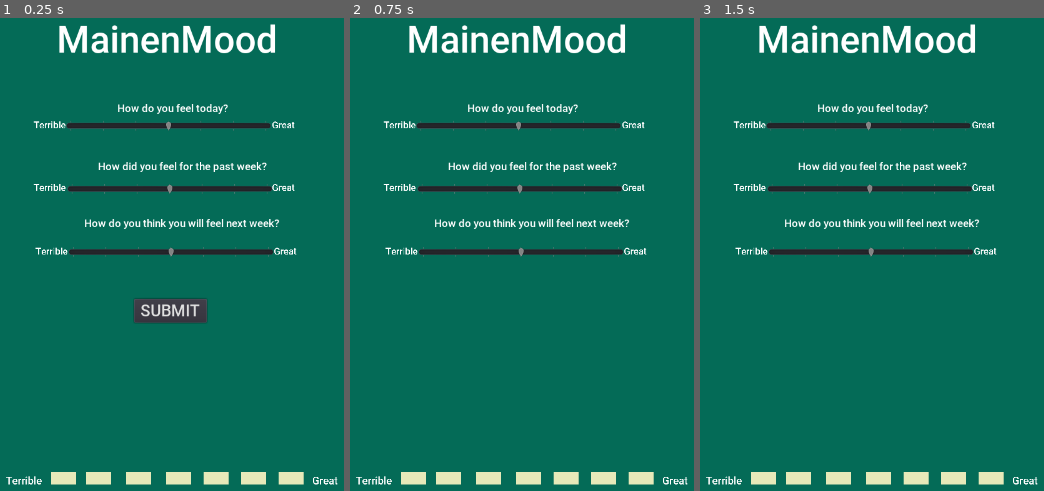
Above: before the commit, frames 1-3 (left to right).
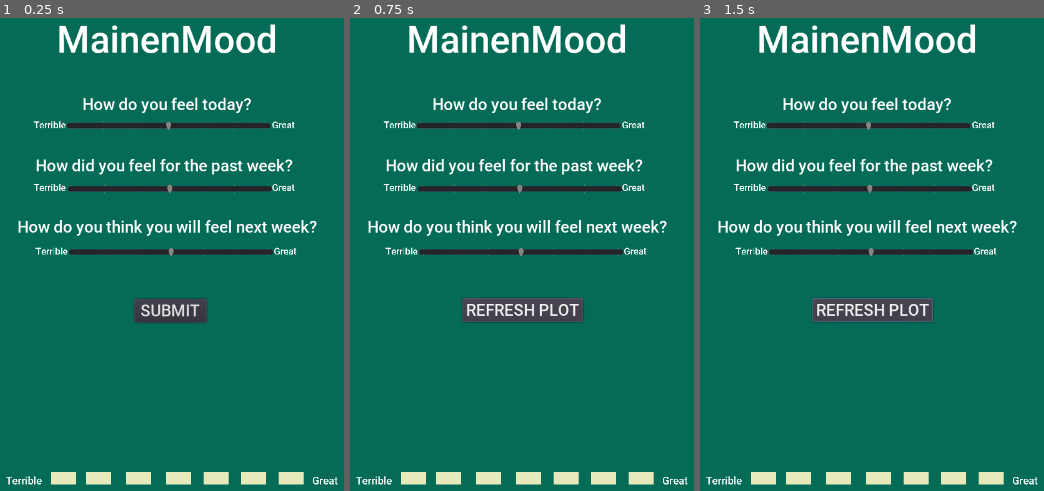
Above: after the commit, the same moments.

Repository: mainenlab/mainenmood
Game: Godot game, scene res://main.tscn
Same seed, same stepped clock (60 frames per second), same inputs: the game is played once before the commit and once after it.
Inputs (mouse positions are in pixels of both pictures, inside the frame that each line leads up to):
- Up to frame 1 (0.25 s): no input
- Up to frame 2 (0.75 s): click "SUBMIT" at 0.5 s
- Up to frame 3 (1.5 s): click (872, 311) at 1.25 s, where only the run after the commit has a clickable "REFRESH PLOT"

The runs differ from the first frame. In frame 1, 3.2% of the frame differs, in the area x 5-93%, y 16-47%; in frame 2, 5.0%, in the area x 5-93%, y 16-65%; in frame 3, 5.0%.
Error before the commit: Error calling built-in function 'len': Object can't provide a length. (res://plot.gd:58)
Error after the commit: Error calling built-in function 'len': Object can't provide a length. (res://plot.gd:68)

Commit message:
increased font and resfresh button

Diff:
--- a/main.tscn
+++ b/main.tscn
@@ -6,11 +6,11 @@
 [ext_resource path="res://Roboto-Medium.ttf" type="DynamicFontData" id=4]
 [ext_resource path="res://df.tres" type="DynamicFont" id=5]
 
+[sub_resource type="DynamicFont" id=1]
+size = 26
+font_data = ExtResource( 4 )
+
 [sub_resource type="DynamicFont" id=2]
-size = 17
-font_data = ExtResource( 4 )
-
-[sub_resource type="DynamicFont" id=1]
 size = 26
 font_data = ExtResource( 4 )
 
@@ -66,11 +66,11 @@
 }
 
 [node name="mood_slider" type="RichTextLabel" parent="Control/today"]
-margin_left = 82.0
-margin_top = -30.0
-margin_right = 265.0
-margin_bottom = -1.0
-custom_fonts/normal_font = SubResource( 2 )
+margin_left = 26.0
+margin_top = -42.0
+margin_right = 335.0
+margin_bottom = -8.0
+custom_fonts/normal_font = SubResource( 1 )
 text = "How do you feel today?"
 __meta__ = {
 "_edit_use_anchors_": false
@@ -102,11 +102,11 @@
 }
 
 [node name="mood_variance" type="RichTextLabel" parent="Control/week"]
-margin_left = 49.0
-margin_top = -38.0
-margin_right = 347.0
-margin_bottom = -4.0
-custom_fonts/normal_font = SubResource( 2 )
+margin_left = -51.4543
+margin_top = -45.0397
+margin_right = 386.546
+margin_bottom = -6.03967
+custom_fonts/normal_font = SubResource( 1 )
 text = "How did you feel for the past week?"
 __meta__ = {
 "_edit_use_anchors_": false
@@ -138,13 +138,12 @@
 }
 
 [node name="mood_variance" type="RichTextLabel" parent="Control/future"]
-margin_left = 25.0
-margin_top = -48.0
-margin_right = 376.0
-margin_bottom = -1.0
-custom_fonts/normal_font = SubResource( 2 )
-text = "How do you think you will feel next week?
-"
+margin_left = -82.1766
+margin_top = -48.4802
+margin_right = 412.823
+margin_bottom = -10.4802
+custom_fonts/normal_font = SubResource( 1 )
+text = "How do you think you will feel next week?"
 __meta__ = {
 "_edit_use_anchors_": false
 }
@@ -166,8 +165,19 @@
 margin_top = 614.563
 margin_right = 592.104
 margin_bottom = 652.563
-custom_fonts/font = SubResource( 1 )
+custom_fonts/font = SubResource( 2 )
 text = "SUBMIT"
+__meta__ = {
+"_edit_use_anchors_": false
+}
+
+[node name="get_dt" type="Button" parent="Control"]
+margin_left = 440.624
+margin_top = 614.329
+margin_right = 633.624
+margin_bottom = 652.329
+custom_fonts/font = SubResource( 2 )
+text = "REFRESH PLOT"
 __meta__ = {
 "_edit_use_anchors_": false
 }
@@ -439,4 +449,5 @@
 [connection signal="value_changed" from="Control/week" to="." method="_on_week_value_changed"]
 [connection signal="value_changed" from="Control/future" to="." method="_on_future_value_changed"]
 [connection signal="pressed" from="Control/Button" to="." method="_on_Button_pressed"]
+[connection signal="pressed" from="Control/get_dt" to="." method="_on_get_dt_pressed"]
 [connection signal="request_completed" from="HTTPRequest" to="." method="_on_HTTPRequest_request_completed"]
--- a/plot.gd
+++ b/plot.gd
@@ -14,6 +14,7 @@
 	we = 3
 	tm = 3
 	update_values()
+	$Control/get_dt.set_visible(0)
 
 
 func update_values():
@@ -38,6 +39,13 @@
 	$HTTPRequest.send_data()
 
 	$Control/Button.set_visible(0)
+	$Control/get_dt.set_visible(1)
+
+
+
+
+func _on_get_dt_pressed():
+	$HTTPRequest.get_data()
 
 
 
@@ -52,9 +60,11 @@
 
 	else:
 		global.dl = body.get_string_from_utf8()
-
 		var js = parse_json(global.dl)
-
+		today = Array()
+		week = Array()
+		future = Array()
+		#print(js)
 		for i in range(0,len(js)):
 			#get today
 			if int(js[i]["TIMESTAMP"].substr(8,2)) == OS.get_date()["day"] && int(js[i]["TIMESTAMP"].substr(5,2)) == OS.get_date()["month"] && int(js[i]["TIMESTAMP"].substr(0,4)) == OS.get_date()["year"]: #get day
@@ -73,7 +83,7 @@
 	print(dt.count(float(3)))
 	for i in range(0,7):
 		hist_dt.append(dt.count(float(i)))
-		print(i+1)
+		#print(i+1)
 		get_node(str('ht',id,'/h',i+1)).scale = Vector2(1,-(0.25*hist_dt[i]))
 		get_node(str('ht',id,'/v',i+1)).text = str(hist_dt[i])
 
Not shown, changed: docs/index.pck
